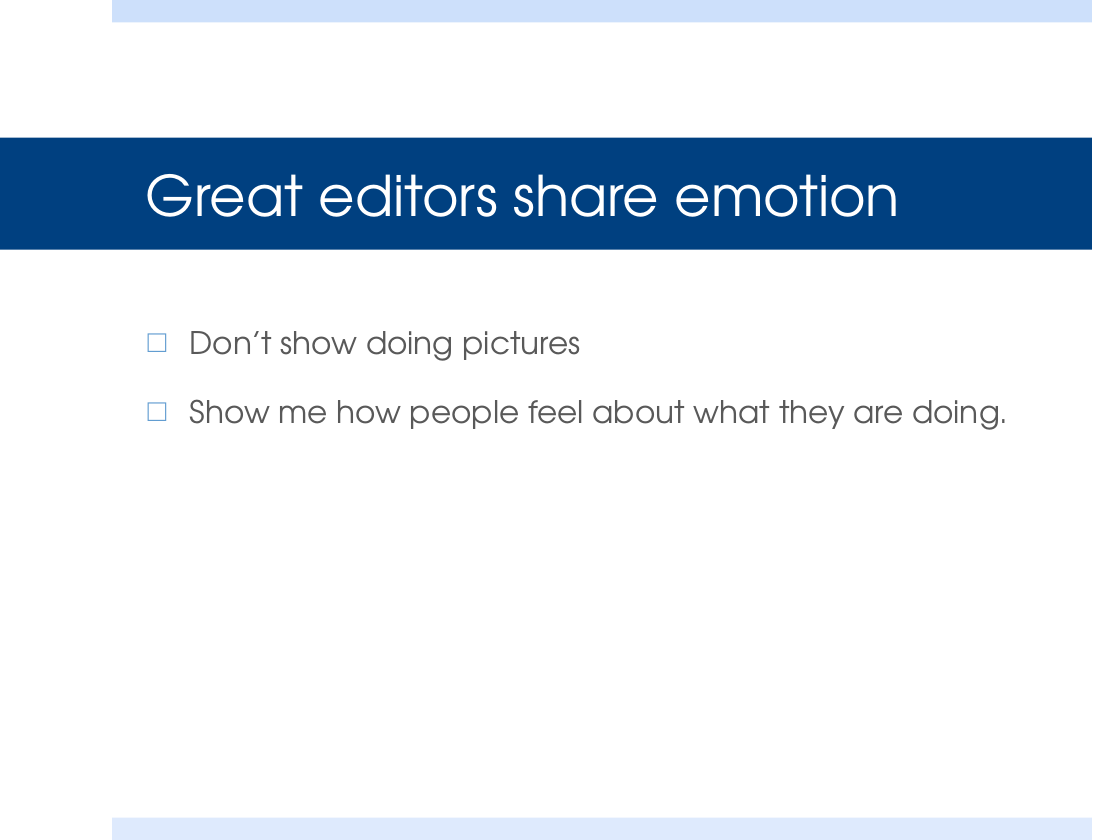
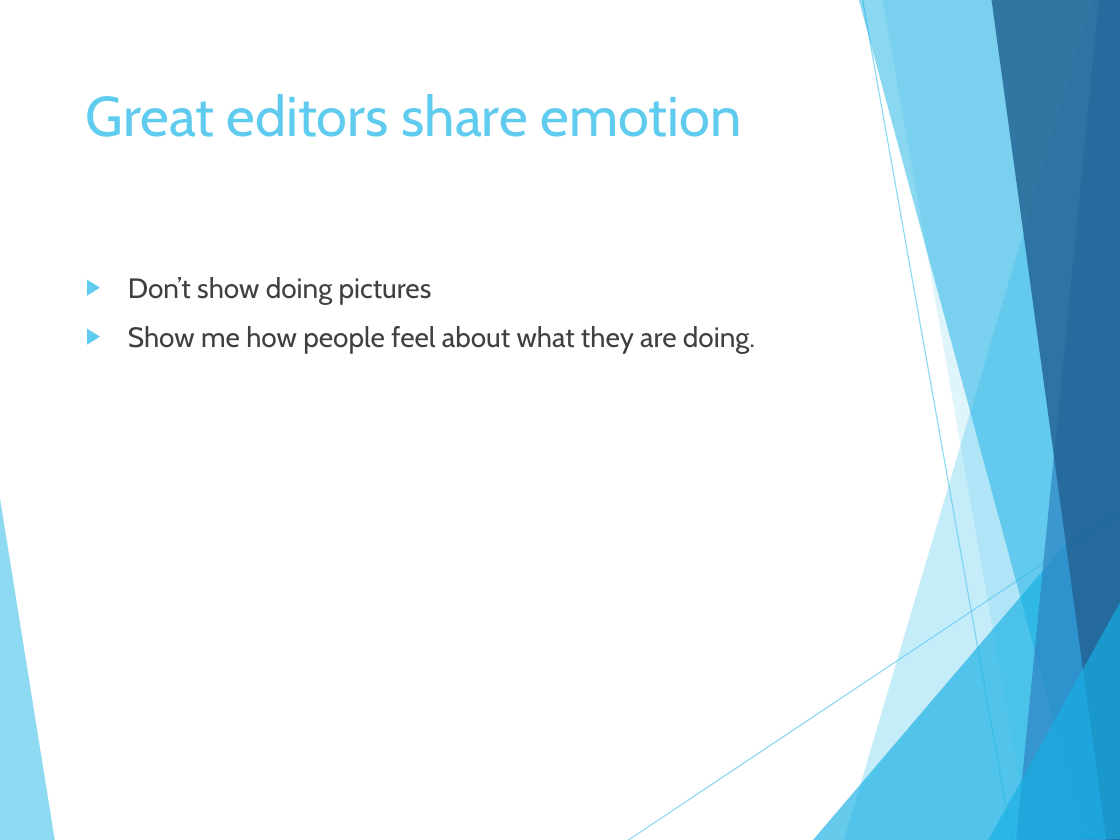
Before and after one commit to steven-king/mj487, a slide deck: slide 7 of Class08_sliders/EditingForClicks.pptx. Drawn at 1120x840 pixels with LibreOffice and Linux fonts; fonts in the diff are those of the drawing. Boxes give left, top, right and bottom in pixels: in the first picture for what was removed or moved away, otherwise in the second. Text is boxed around its words. In the diff, an @@ line names an element or a change of style, - is before the commit and + after.

```diff
--- a/Class08_sliders/EditingForClicks.pptx
+++ b/Class08_sliders/EditingForClicks.pptx
@@ rectangle removed at (112, 0, 1092, 22) @@
@@ title "Great editors share emotion": place and size @@
-title "Great editors share emotion" at (0, 138, 1092, 250)
+title "Great editors share emotion" at (86, 94, 741, 137)
@@ title "Great editors share emotion" at (86, 94, 741, 137): font TeX Gyre Adventor to Cabin, text colour #FFFFFF to #5FCBEF; vertical alignment middle to top; fill #004080 to none @@
@@ text "Don’t show doing pictures": place and size @@
-text "Don’t show doing pictures" at (190, 331, 1009, 430)
+text "Don’t show doing pictures" at (128, 277, 755, 353)
@@ text "Don’t show doing pictures" at (128, 277, 755, 353): size 20 to 18 pt, font TeX Gyre Adventor to Cabin, text colour #595959 to #404040; bullet □ to ▶; less space between paragraphs; bullet colour #629DD1 to #5FCBEF @@
@@ group added at (0, 0, 1120, 840): 8 freeform shapes, 2 lines @@
@@ rectangle removed at (112, 818, 1092, 840) @@
```
Also in this commit, not shown: 19 other slides changed, 5 slides added, 5 slides removed, 2 other files.
